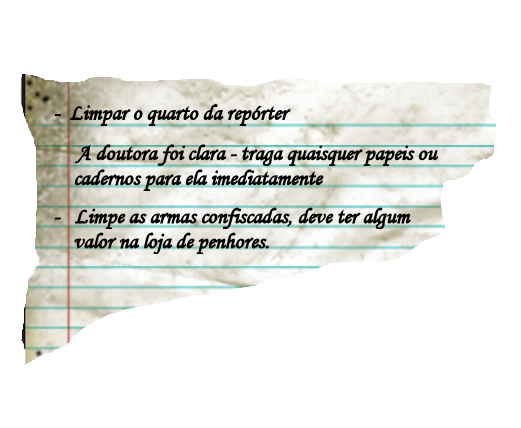
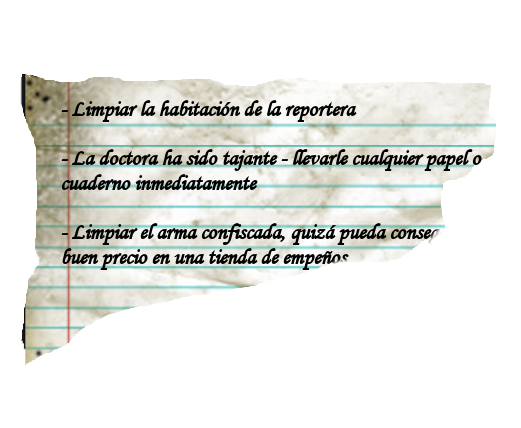
Comparing the layer stacks of the two 521 x 428 images. Changes:
renamed "- Limpar o quarto da repórter..." to "- Limpiar la habitación de la ...", painted on it over bbox(54, 100, 482, 270)
